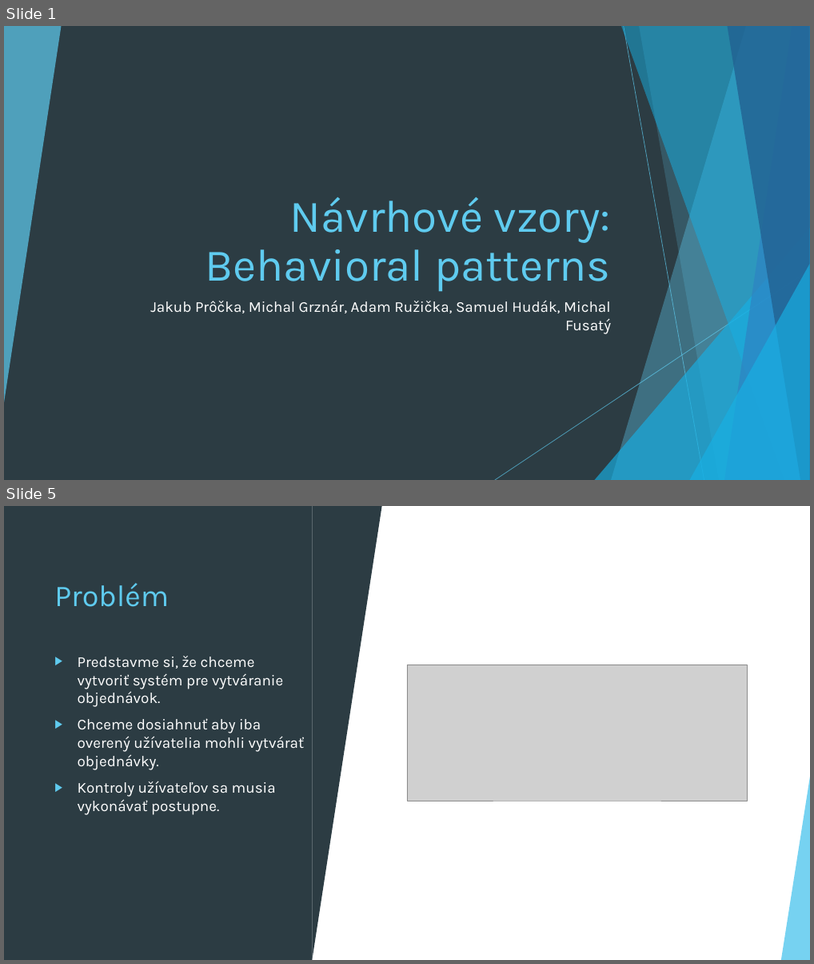
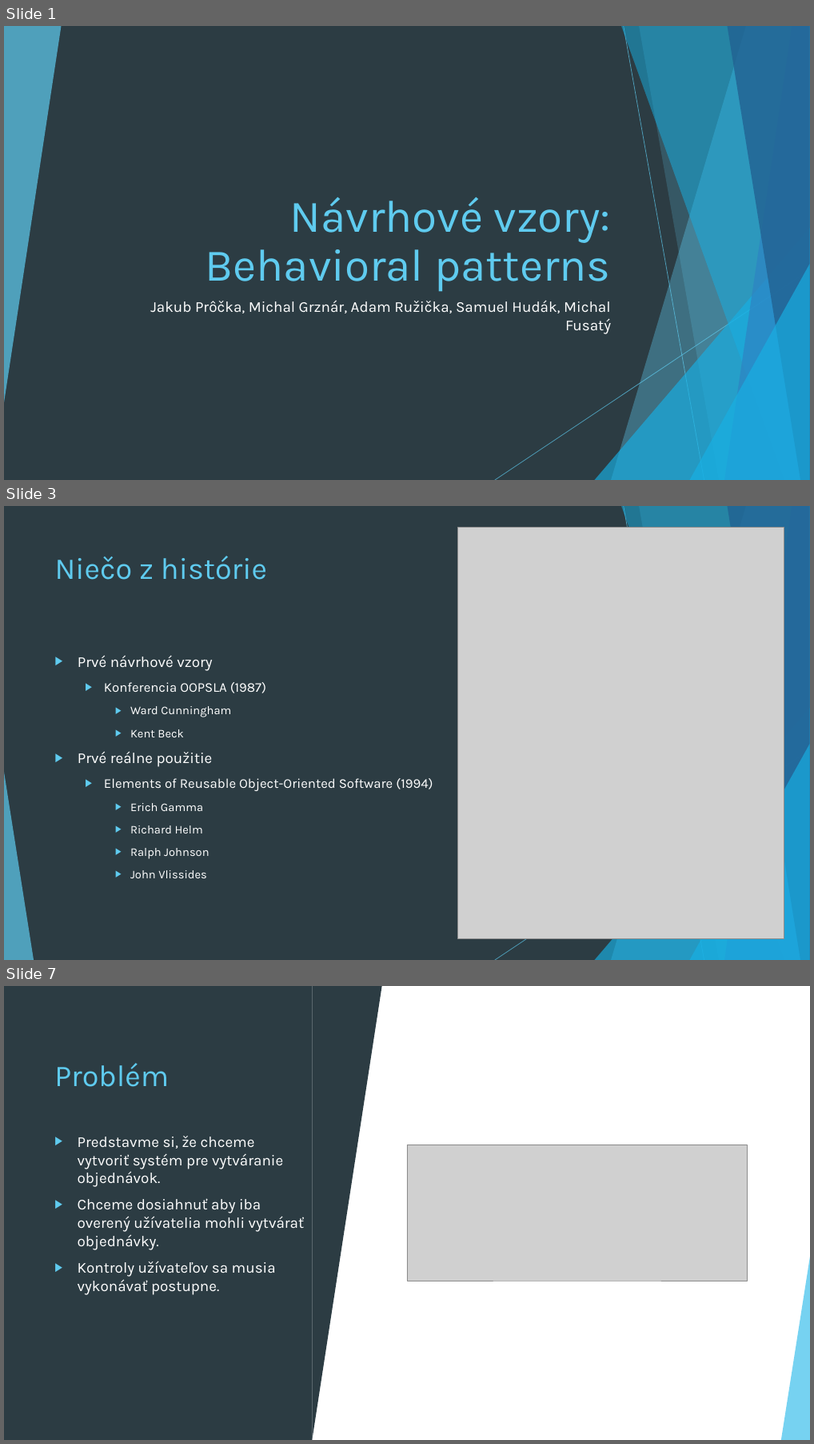
Before and after one commit to Rokulus/ASOS_prezentacia3, a slide deck: Behavioral_Design_Patterns.pptx. Shown one above the other, each under a label of ours: slides 1 and 5 before the commit, slides 1, 3 and 7 after it; the slides between them are not shown. The pictures are 814x964 and 814x1444 pixels, drawn with LibreOffice and Linux fonts; fonts in the diff are those of the drawing; grey boxes stand for pictures. Boxes give left, top, right and bottom in pixels: in the first picture for what was removed or moved away, otherwise in the second. Text is boxed around its words. In the diff, an @@ line names an element or a change of style, - is before the commit and + after.

```diff
--- a/Behavioral_Design_Patterns.pptx
+++ b/Behavioral_Design_Patterns.pptx
@@ slide 3 added at (4, 506, 810, 960), background #2C3C43; not listed: 10 template elements that a slide beside it also shows @@
@@ rectangle added at (4, 506, 810, 960), fill #2C3C43 @@
@@ picture added at (458, 527, 785, 938) @@
@@ title added at (55, 556, 267, 580), 36 pt, text #5FCBEF @@
+Niečo z histórie
@@ text added at (78, 655, 433, 878), 16 pt, text #FFFFFF @@
+▶ Prvé návrhové vzory
+  ▶ Konferencia OOPSLA (1987)
+    ▶ Ward Cunningham
+    ▶ Kent Beck
+▶ Prvé reálne použitie
+  ▶ Elements of Reusable Object-Oriented Software (1994)
+    ▶ Erich Gamma
+    ▶ Richard Helm
+    ▶ Ralph Johnson
+    ▶ John Vlissides
@@ group added at (4, 506, 810, 960): 5 freeform shapes, 3 triangles, 2 lines @@
@@ what was slide 5 is now slide 7 @@
```
Also in this commit, not shown: 3 slides changed, 1 other slide added.
